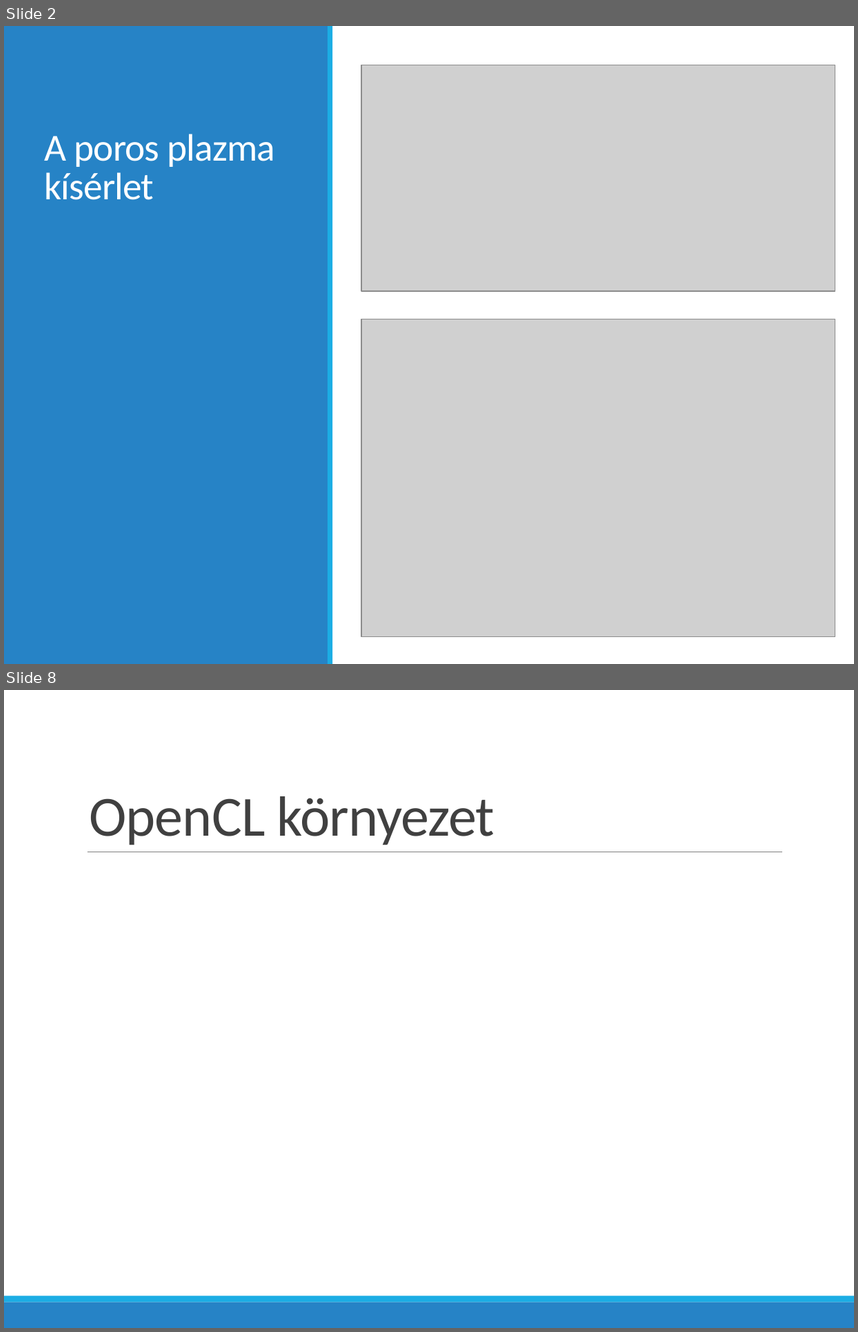
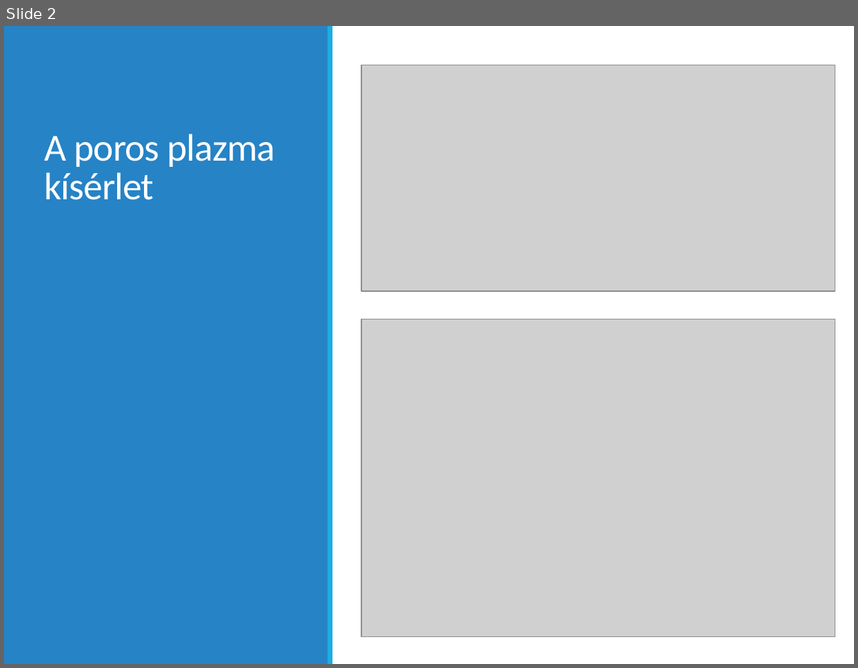
Before and after one commit to bakroistvan/diploma1_duma, a slide deck: prezi/bakro_diploma1.pptx. Shown one above the other, each under a label of ours: slides 2 and 8 before the commit, slide 2 after it; the slides between them are not shown. The pictures are 858x1332 and 858x668 pixels, drawn with LibreOffice and Linux fonts; fonts in the diff are those of the drawing; grey boxes stand for pictures. Boxes give left, top, right and bottom in pixels: in the first picture for what was removed or moved away, otherwise in the second. Text is boxed around its words. In the diff, an @@ line names an element or a change of style, - is before the commit and + after.

```diff
--- a/prezi/bakro_diploma1.pptx
+++ b/prezi/bakro_diploma1.pptx
@@ slide 8 removed at <box>4,690,854,1328</box>, background #FFFFFF @@
@@ title removed at <box>89,796,495,845</box> @@
-OpenCL környezet
@@ line removed from (87, 851) to (782, 851) @@
@@ rectangle removed at <box>4,1301,854,1328</box> @@
@@ rectangle removed at <box>4,1295,854,1301</box> @@
```
Also in this commit, not shown: 5 slides changed, 9 slides added, 5 other slides removed, 1 other file.
